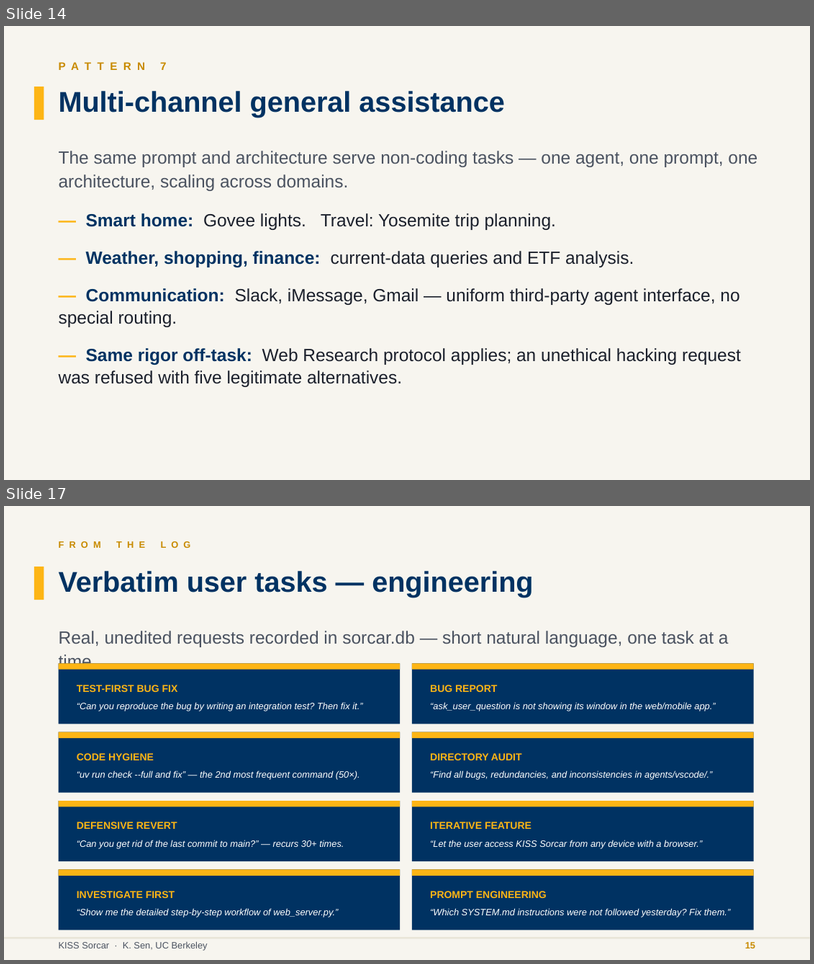
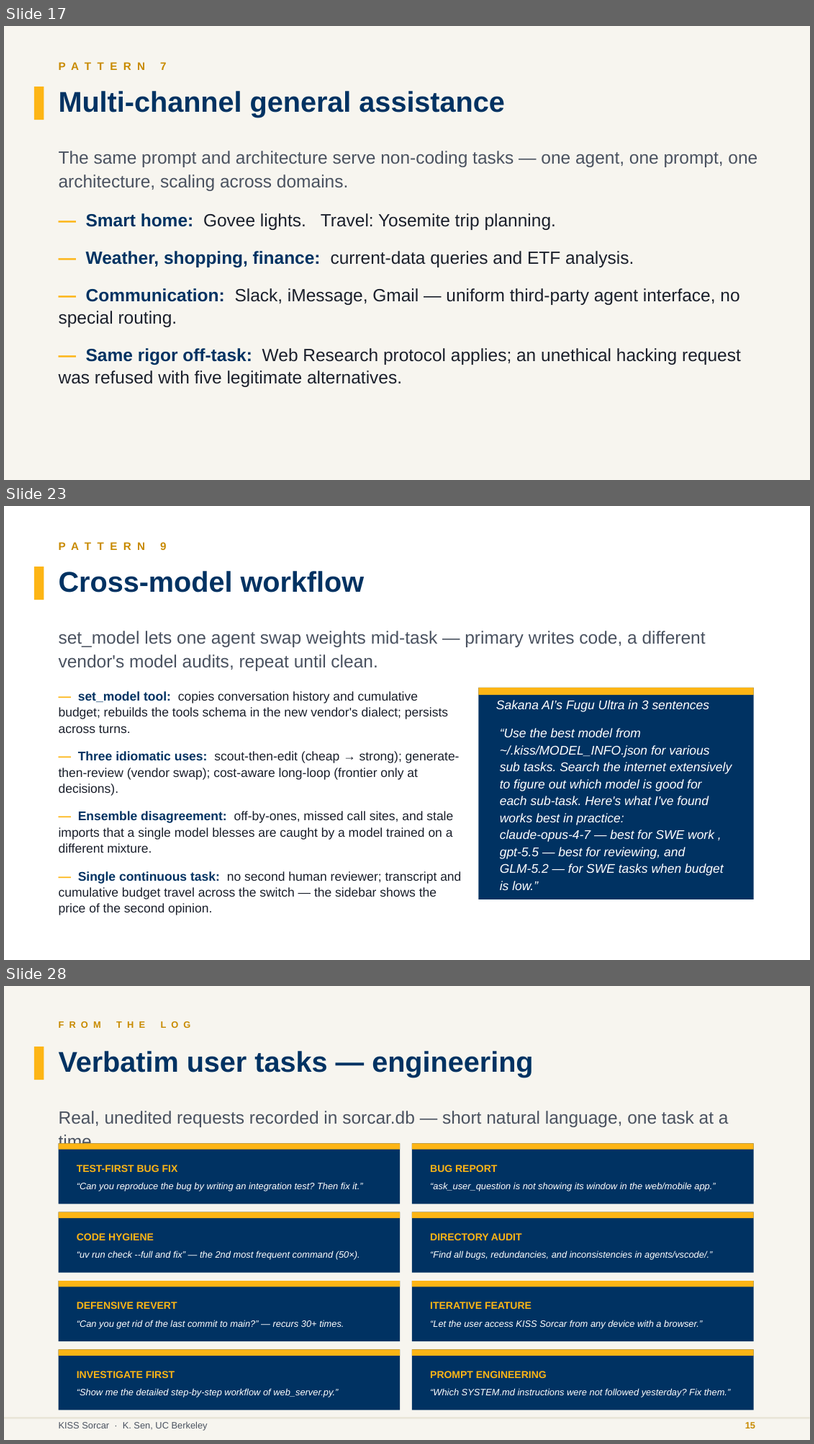
Before and after one commit to ksenxx/kiss_ai, a slide deck: papers/sekisssorcar/se_kiss_sorcar_slides.pptx. Shown one above the other, each under a label of ours: slides 14 and 17 before the commit, slides 17, 23 and 28 after it; the slides between them are not shown. The pictures are 814x964 and 814x1444 pixels, drawn with LibreOffice and Linux fonts; fonts in the diff are those of the drawing. Boxes give left, top, right and bottom in pixels: in the first picture for what was removed or moved away, otherwise in the second. Text is boxed around its words. In the diff, an @@ line names an element or a change of style, - is before the commit and + after.

```diff
--- a/papers/sekisssorcar/se_kiss_sorcar_slides.pptx
+++ b/papers/sekisssorcar/se_kiss_sorcar_slides.pptx
@@ slide 23 added at [4, 506, 810, 960], background #FFFFFF @@
@@ text added at [59, 541, 166, 553], 13 pt, text #C88A00, bold @@
+P A T T E R N 9
@@ rectangle added at [34, 566, 44, 600], fill #FDB515 @@
@@ text added at [59, 571, 365, 592], 34 pt, text #003262, bold @@
+Cross-model workflow
@@ text added at [59, 631, 706, 671], 21 pt, text #4A5260 @@
+set_model lets one agent swap weights mid-task — primary writes code, a different vendor's model audits, repeat until clean.
@@ text added at [59, 691, 461, 915], 15 pt, text #1A1F2B @@
+— set_model tool: copies conversation history and cumulative budget; rebuilds the tools schema in the new vendor's dialect; persists across turns.
+— Three idiomatic uses: scout-then-edit (cheap → strong); generate-then-review (vendor swap); cost-aware long-loop (frontier only at decisions).
+— Ensemble disagreement: off-by-ones, missed call sites, and stale imports that a single model blesses are caught by a model trained on a different mixture.
+— Single continuous task: no second human reviewer; transcript and cumulative budget travel across the switch — the sidebar shows the price of the second opinion.
@@ rectangle added at [479, 687, 754, 899], fill #003262 @@
@@ rectangle added at [479, 687, 754, 695], fill #FDB515 @@
@@ text added at [496, 700, 710, 712], 15 pt, text #FFFFFF, italic @@
+Sakana AI’s Fugu Ultra in 3 sentences
@@ text added at [500, 728, 732, 890], 15 pt, text #FFFFFF, italic @@
+“Use the best model from ~/.kiss/MODEL_INFO.json for various sub tasks. Search the internet extensively to figure out which model is good for each sub-task. Here's what I've found works best in practice:
+claude-opus-4-7 — best for SWE work , gpt-5.5 — best for reviewing, and GLM-5.2 — for SWE tasks when budget is low.”
@@ what was slide 14 is now slide 17 @@
@@ what was slide 17 is now slide 28 @@
```
Also in this commit, not shown: 7 slides changed, 7 other slides added, 1 other file.
